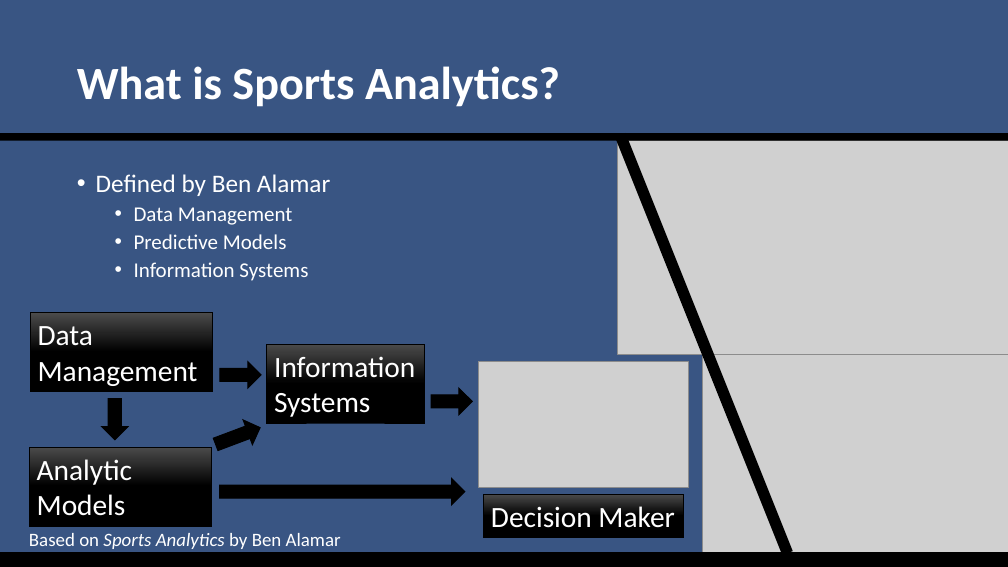
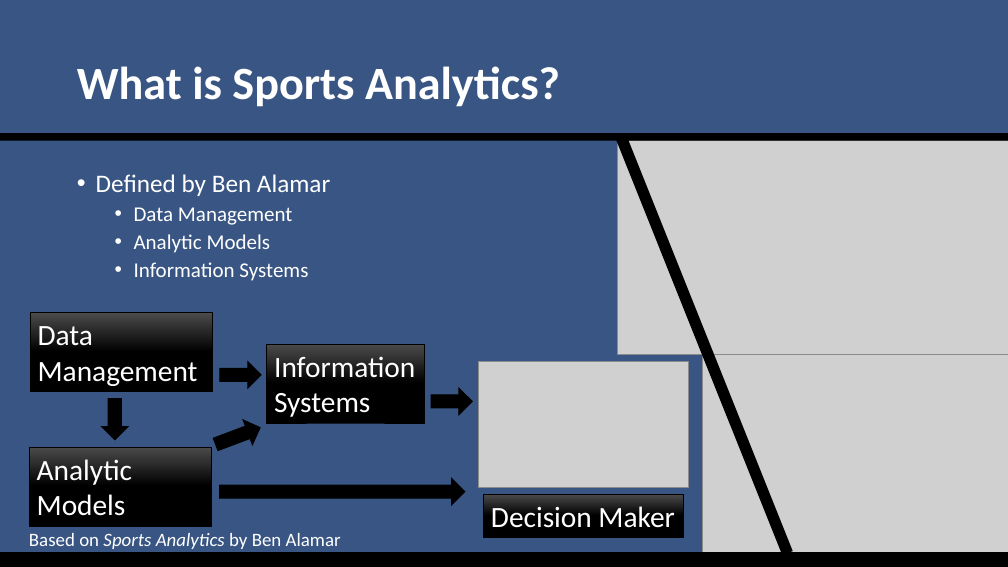
Before and after one commit to SuperMarioGiacomazzo/STOR538_WEBSITE, a slide deck: slide 23 of Slides/Sports Analytics 1/Sports_Analytics_1_Lecture.pptx. Drawn at 1008x567 pixels with LibreOffice and Linux fonts; fonts in the diff are those of the drawing; grey boxes stand for pictures. Boxes give left, top, right and bottom in pixels: in the first picture for what was removed or moved away, otherwise in the second. Text is boxed around its words. In the diff, an @@ line names an element or a change of style, - is before the commit and + after.

```diff
--- a/Slides/Sports Analytics 1/Sports_Analytics_1_Lecture.pptx
+++ b/Slides/Sports Analytics 1/Sports_Analytics_1_Lecture.pptx
@@ text at [134,234,271,253]: text changed @@
-  • Predictive Models
+  • Analytic Models
```
Also in this commit, not shown: 1 other slide changed, 1 other file.
